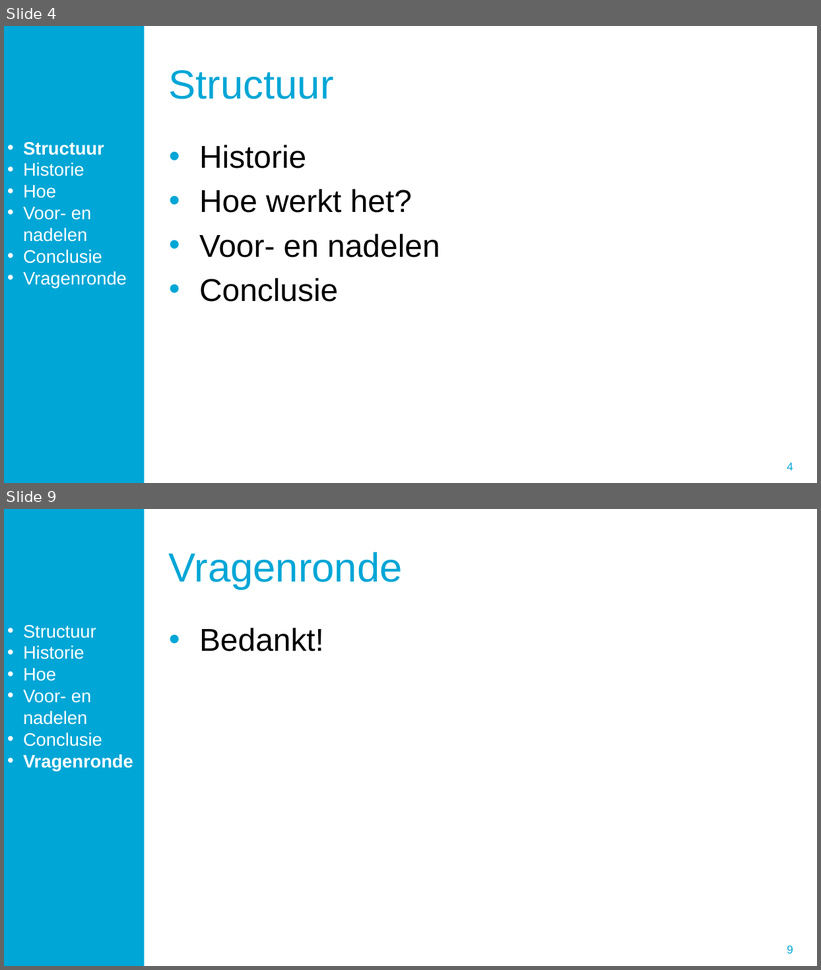
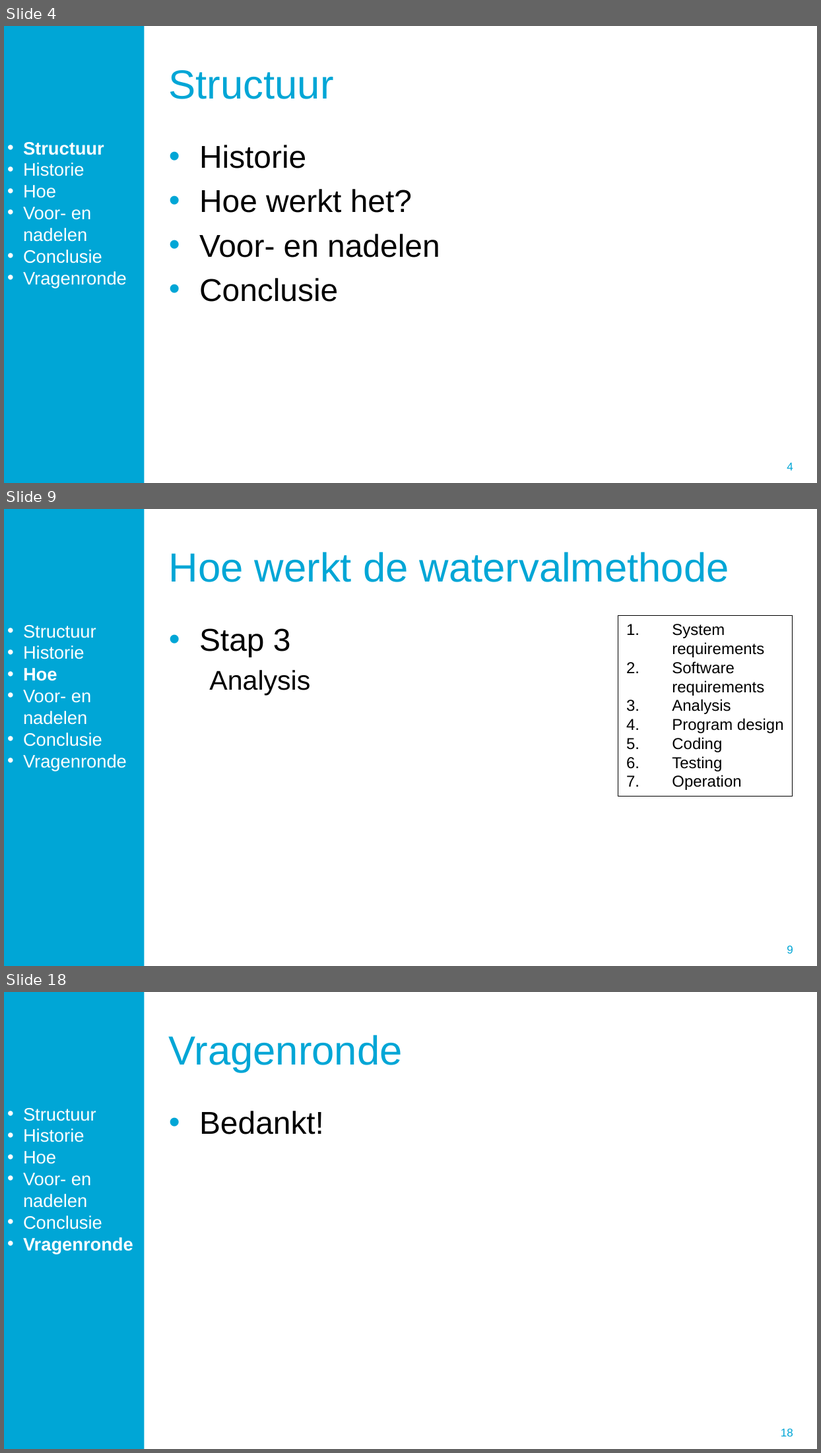
Before and after one commit to Kooltje123/TB241IA_Groep14, a slide deck: Presentatie/Presentatie.pptx. Shown one above the other, each under a label of ours: slides 4 and 9 before the commit, slides 4, 9 and 18 after it; the slides between them are not shown. The pictures are 821x970 and 821x1453 pixels, drawn with LibreOffice and Linux fonts; fonts in the diff are those of the drawing; background and template pictures are left out. Boxes give left, top, right and bottom in pixels: in the first picture for what was removed or moved away, otherwise in the second. Text is boxed around its words. In the diff, an @@ line names an element or a change of style, - is before the commit and + after.

```diff
--- a/Presentatie/Presentatie.pptx
+++ b/Presentatie/Presentatie.pptx
@@ slide 9 added at (x1=4, y1=509, x2=817, y2=966), background #FFFFFF; not listed: 2 template elements that a slide beside it also shows @@
@@ title added at (x1=169, y1=552, x2=729, y2=582), 36 pt, text #00A6D6 @@
+Hoe werkt de watervalmethode
@@ text added at (x1=23, y1=625, x2=127, y2=771), 16 pt, text #FFFFFF @@
+• Structuur
+• Historie
+• Hoe
+• Voor- en nadelen
+• Conclusie
+• Vragenronde
@@ rectangle added at (x1=618, y1=615, x2=793, y2=796), outline #000000 0.75 pt, 14 pt, text #000000 @@
+1. System requirements
+2. Software requirements
+3. Analysis
+4. Program design
+5. Coding
+6. Testing
+7. Operation
@@ text added at (x1=199, y1=628, x2=310, y2=695), 24 pt, text #000000 @@
+• Stap 3
+  Analysis
@@ what was slide 9 is now slide 18 @@
@@ page number at (x1=781, y1=1429, x2=793, y2=1437): text changed @@
-9
+18
```
Also in this commit, not shown: 12 other slides added, 4 slides removed, 1 other file.
